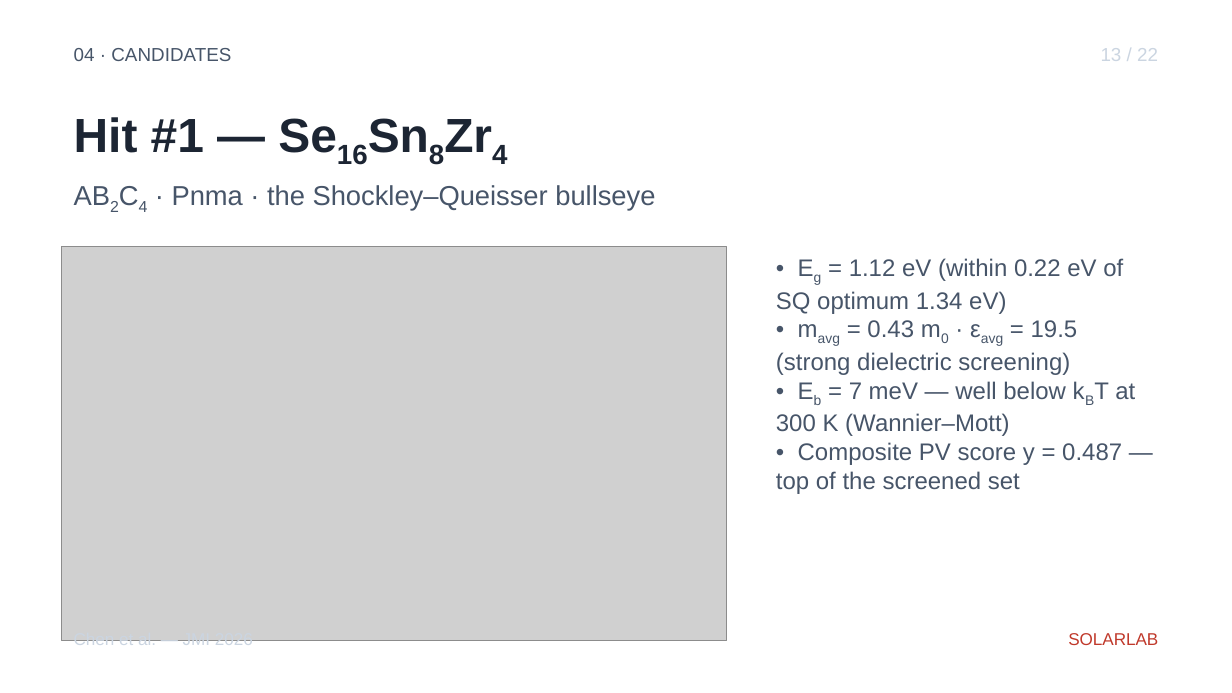
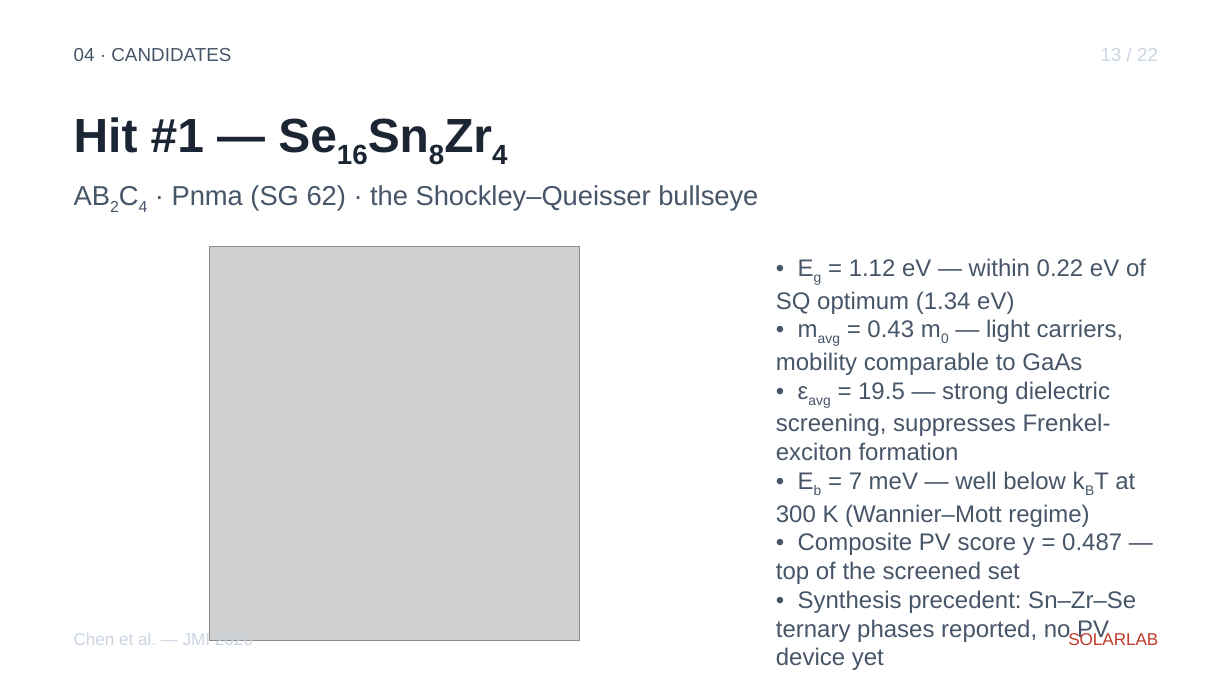
Before and after one commit to ShaneLogic/SolarLab, a slide deck: slide 17 of presentations/jmi-2026/output/jmi-2026.pptx. Drawn at 1232x693 pixels with LibreOffice and Linux fonts; fonts in the diff are those of the drawing; grey boxes stand for pictures. Boxes give left, top, right and bottom in pixels: in the first picture for what was removed or moved away, otherwise in the second. Text is boxed around its words. In the diff, an @@ line names an element or a change of style, - is before the commit and + after.

Commit message:
fix(jmi-ppt): mathtext glyphs, aspect-preserving figure box, denser bullets
User flagged three real issues on the previous build: T₈₀ rendered as
T□□ in the s2 figure (Arial missing Unicode subscript glyphs in
matplotlib), figures were stretched to 5.4×3.2 in regardless of
source aspect, and bullet content was too sparse.

Fixes:
1. matplotlib Unicode → mathtext
   s2: T₈₀ → r"$T_{80}$"
   s18: cm² → r"cm$^{2}$" · ΔPCE → rf"$\Delta$PCE"
   s19: cm² → r"cm$^{2}$"
   mathtext renders subscripts/superscripts/Greek through matplotlib
   internal glyphs, independent of font.family.

2. theme/layouts.add_content now reads source PNG via PIL.Image,
   computes native aspect ratio, fits picture inside a 5.4×3.2 in
   max-box preserving ratio, and centers it. Tall portraits no longer
   stretched horizontally; widescreen figures no longer cropped.

3. copy.yaml densified: 101 → 159 text fields. Each content slide
   now carries 5–6 bullets with concrete numbers from the technical
   doc — Si/CIGS/perovskite records, ML ablation R², per-prototype CV
   diagnostics, candidate aggregate stats, SolarLab solver throughput.

Audit: 28 slides, 67 sub + 33 sup runs, no _/^ leaks.

Constraint: PIL decompression-bomb warning on pv_top_candidates.png
(~100 M pixels) — non-blocking, source PNG resized later if needed
Confidence: high
Scope-risk: narrow
Not-tested: visual fidelity on Windows PowerPoint (built on macOS);
mathtext rendering platform-independent so no concern

```diff
--- a/presentations/jmi-2026/output/jmi-2026.pptx
+++ b/presentations/jmi-2026/output/jmi-2026.pptx
@@ text at <box>172,185,758,211</box>: text changed @@
-AB2C4 · Pnma · the Shockley–Queisser bullseye
+AB2C4 · Pnma (SG 62) · the Shockley–Queisser bullseye
@@ picture: place and size @@
-picture at <box>62,246,727,641</box>
+picture at <box>209,246,580,641</box>
@@ text at <box>776,258,1146,527</box>: text changed @@
-• Eg = 1.12 eV (within 0.22 eV of SQ optimum 1.34 eV)
-• mavg = 0.43 m0 · εavg = 19.5 (strong dielectric screening)
-• Eb = 7 meV — well below kBT at 300 K (Wannier–Mott)
+• Eg = 1.12 eV — within 0.22 eV of SQ optimum (1.34 eV)
+• mavg = 0.43 m0 — light carriers, mobility comparable to GaAs
+• εavg = 19.5 — strong dielectric screening, suppresses Frenkel-exciton formation
+• Eb = 7 meV — well below kBT at 300 K (Wannier–Mott regime)
@@ text at <box>776,590,1136,643</box>: paragraph added @@
+• Synthesis precedent: Sn–Zr–Se ternary phases reported, no PV device yet
```
Also in this commit, not shown: 20 other slides changed, 5 other files.
